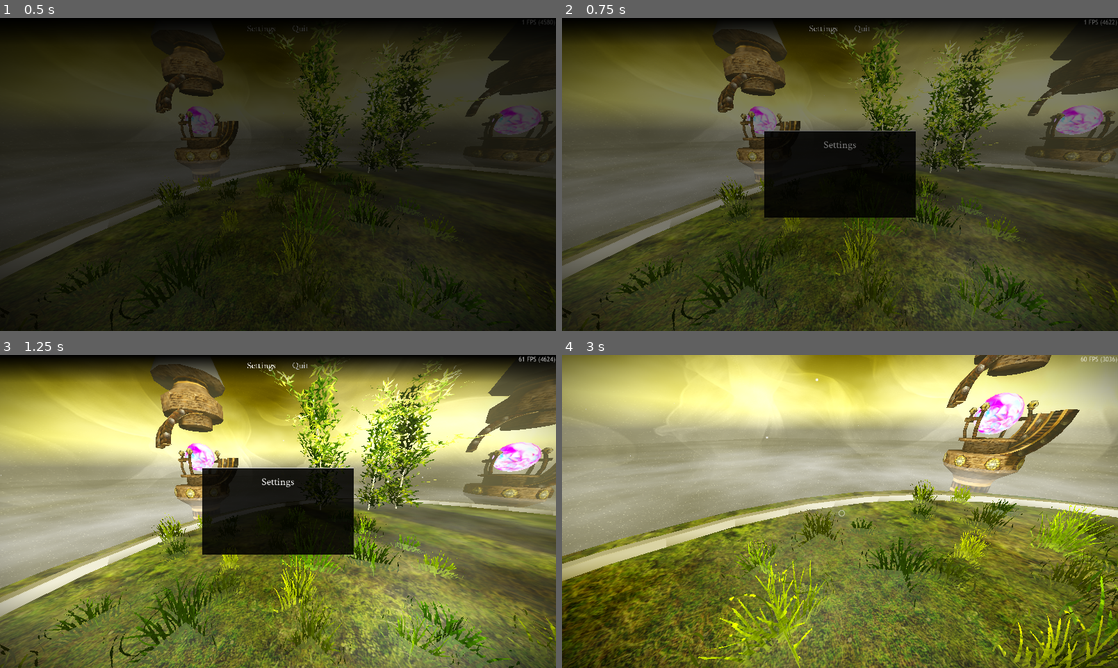
Above: before the commit, frames 1-4 (two rows, left to right).
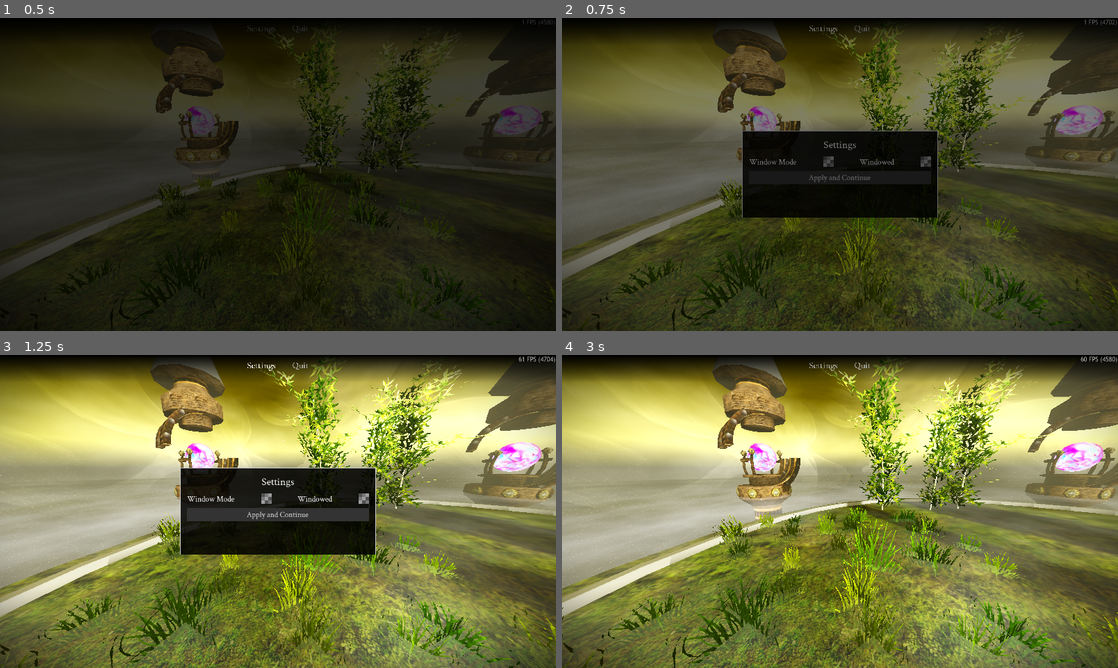
Above: after the commit, the same moments.

Repository: slyllama/dwelt
Game: Godot game, scene res://lib/shard/shard_loader/shard_loader.tscn
Same seed, same stepped clock (60 frames per second), same inputs: the game is played once before the commit and once after it.
Inputs (mouse positions are in pixels of both pictures, inside the frame that each line leads up to):
- Up to frame 1 (0.5 s): no input
- Up to frame 2 (0.75 s): click "Settings" at 0.5 s
- Up to frame 3 (1.25 s): no input
- Up to frame 4 (3 s): click (828, 498) at 1.27 s; click (923, 498) at 2.02 s; click (840, 514) at 2.75 s, where only the run after the commit has a clickable "Apply and Continue"

Frame 1 is identical in both runs. In frame 2, 2.6% of the frame differs, in the area x 32-99%, y 0-64%; in frame 3, 3.4%; in frame 4, 85%, in the area x 0-100%, y 0-100%.

Commit message:
Settings options

Diff:
--- a/lib/player/player.gd
+++ b/lib/player/player.gd
@@ -21,8 +21,8 @@
 
 func _input(_event: InputEvent) -> void:
 	# Toggle sprinting by holding right-click
-	if Input.is_action_just_pressed("right_click"): _start_sprint()
-	elif Input.is_action_just_released("right_click"): _stop_sprint()
+	if Input.is_action_just_pressed("sprint"): _start_sprint()
+	elif Input.is_action_just_released("sprint"): _stop_sprint()
 
 func _physics_process(_delta: float) -> void:
 	_target_velocity = Vector3.ZERO
--- /dev/null
+++ b/lib/settings/settings_pane/option/option.gd
@@ -0,0 +1,37 @@
+@tool
+class_name Option extends HBoxContainer
+
+@export var title := "(Title)":
+	get: return(title)
+	set(_val):
+		title = _val
+		$Title.text = _val
+
+@export var id := "id"
+
+@export var options: Array[OptionAlias] = []
+
+# The current option is not necessarily the applied one - if this is changed,
+# then the new setting will be applied on save
+@onready var current_option: OptionAlias
+
+func refresh() -> void:
+	$Value.text = current_option.title
+
+func _ready() -> void:
+	if Engine.is_editor_hint(): return # live only
+	if options.size() > 0: # apply first option, for now
+		current_option = options[0]
+		refresh()
+
+func _on_left_pressed() -> void:
+	var _idx = options.find(current_option)
+	if _idx == 0: current_option = options[options.size() - 1]
+	else: current_option = options[_idx - 1]
+	refresh()
+
+func _on_right_pressed() -> void:
+	var _idx = options.find(current_option)
+	if _idx == options.size() - 1: current_option = options[0]
+	else: current_option = options[_idx + 1]
+	refresh()
--- /dev/null
+++ b/lib/settings/settings_pane/option/option.tscn
@@ -0,0 +1,37 @@
+[gd_scene load_steps=3 format=3 uid="uid://d2sodtcljbgrf"]
+
+[ext_resource type="Script" uid="uid://2soobccjgrne" path="res://lib/settings/settings_pane/option/option.gd" id="1_mnp7a"]
+[ext_resource type="Texture2D" uid="uid://bd8iwdtdqag7o" path="res://generic/materials/textures/tile_diff.png" id="1_vyr2f"]
+
+[node name="Option" type="HBoxContainer"]
+theme_override_constants/separation = 0
+script = ExtResource("1_mnp7a")
+
+[node name="Title" type="Label" parent="."]
+layout_mode = 2
+size_flags_horizontal = 3
+text = "(Title)"
+
+[node name="Left" type="TextureButton" parent="."]
+custom_minimum_size = Vector2(24, 24)
+layout_mode = 2
+texture_normal = ExtResource("1_vyr2f")
+ignore_texture_size = true
+stretch_mode = 4
+
+[node name="Value" type="Label" parent="."]
+custom_minimum_size = Vector2(200, 0)
+layout_mode = 2
+text = "(Value)"
+horizontal_alignment = 1
+text_overrun_behavior = 3
+
+[node name="Right" type="TextureButton" parent="."]
+custom_minimum_size = Vector2(24, 24)
+layout_mode = 2
+texture_normal = ExtResource("1_vyr2f")
+ignore_texture_size = true
+stretch_mode = 4
+
+[connection signal="pressed" from="Left" to="." method="_on_left_pressed"]
+[connection signal="pressed" from="Right" to="." method="_on_right_pressed"]
--- /dev/null
+++ b/lib/settings/settings_pane/option/scripts/option_alias.gd
@@ -0,0 +1,4 @@
+class_name OptionAlias extends Resource
+
+@export var title := "(Title)"
+@export var id := "option_alias" # used to actually configure settings
--- /dev/null
+++ b/lib/settings/settings_pane/settings_pane.gd
@@ -0,0 +1,8 @@
+@tool
+extends UIPane
+
+func _on_apply_pressed() -> void:
+	for _n in $Box.get_children():
+		if _n is Option:
+			print(_n.id + ": " + _n.current_option.id)
+	close()
--- a/lib/settings/settings_pane/settings_pane.tscn
+++ b/lib/settings/settings_pane/settings_pane.tscn
@@ -1,6 +1,43 @@
-[gd_scene load_steps=2 format=3 uid="uid://d21av7254bdf0"]
+[gd_scene load_steps=7 format=3 uid="uid://d21av7254bdf0"]
 
 [ext_resource type="PackedScene" uid="uid://pkyykx3mybn1" path="res://lib/ui/ui_pane/ui_pane.tscn" id="1_1mlct"]
+[ext_resource type="Script" uid="uid://qoceaqjyummc" path="res://lib/settings/settings_pane/settings_pane.gd" id="2_85e62"]
+[ext_resource type="PackedScene" uid="uid://d2sodtcljbgrf" path="res://lib/settings/settings_pane/option/option.tscn" id="2_l5xdt"]
+[ext_resource type="Script" uid="uid://c4mj6am3n1bak" path="res://lib/settings/settings_pane/option/scripts/option_alias.gd" id="3_8t512"]
+
+[sub_resource type="Resource" id="Resource_85e62"]
+script = ExtResource("3_8t512")
+title = "Windowed"
+id = "windowed"
+metadata/_custom_type_script = "uid://c4mj6am3n1bak"
+
+[sub_resource type="Resource" id="Resource_8t512"]
+script = ExtResource("3_8t512")
+title = "Full Screen"
+id = "full_screen"
+metadata/_custom_type_script = "uid://c4mj6am3n1bak"
 
 [node name="SettingsPane" instance=ExtResource("1_1mlct")]
+custom_minimum_size = Vector2(450, 200)
+script = ExtResource("2_85e62")
 title_text = "Settings"
+
+[node name="Title" parent="Box" index="0"]
+text = "Settings"
+
+[node name="WindowMode" parent="Box" index="3" instance=ExtResource("2_l5xdt")]
+layout_mode = 2
+title = "Window Mode"
+id = "window_mode"
+options = Array[ExtResource("3_8t512")]([SubResource("Resource_85e62"), SubResource("Resource_8t512")])
+
+[node name="Padding2" type="ColorRect" parent="Box" index="4"]
+custom_minimum_size = Vector2(0, 4)
+layout_mode = 2
+color = Color(1, 1, 1, 0)
+
+[node name="Apply" type="Button" parent="Box" index="5"]
+layout_mode = 2
+text = "Apply and Continue"
+
+[connection signal="pressed" from="Box/Apply" to="." method="_on_apply_pressed"]
--- a/lib/ui/quit_confirm/quit_confirm.gd
+++ b/lib/ui/quit_confirm/quit_confirm.gd
@@ -1,3 +1,4 @@
+@tool
 extends UIPane
 
 func _on_exit_pressed() -> void:
--- a/project.godot
+++ b/project.godot
@@ -69,6 +69,11 @@
 "events": [Object(InputEventMouseButton,"resource_local_to_scene":false,"resource_name":"","device":-1,"window_id":0,"a …(258 unchanged characters)…
 ]
 }
+sprint={
+"deadzone": 0.2,
+"events": [Object(InputEventKey,"resource_local_to_scene":false,"resource_name":"","device":-1,"window_id":0,"alt_pressed":false,"shift_pressed":false,"ctrl_pressed":false,"meta_pressed":false,"pressed":false,"keycode":0,"physical_keycode":4194325,"key_label":0,"unicode":0,"location":0,"echo":false,"script":null)
+]
+}
 
 [rendering]
 
Not shown, added: lib/settings/settings_pane/option/option.gd.uid
Not shown, added: lib/settings/settings_pane/option/scripts/option_alias.gd.uid
Not shown, added: lib/settings/settings_pane/settings_pane.gd.uid
